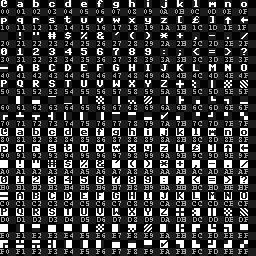
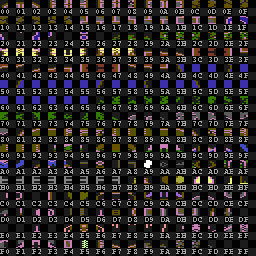
Two versions of the same layered image (256 × 256). Layer-by-layer changes:
hid "chars commodore" over <box>0,0,248,248</box>
showed "chars game", painted on it over <box>0,0,248,248</box>
